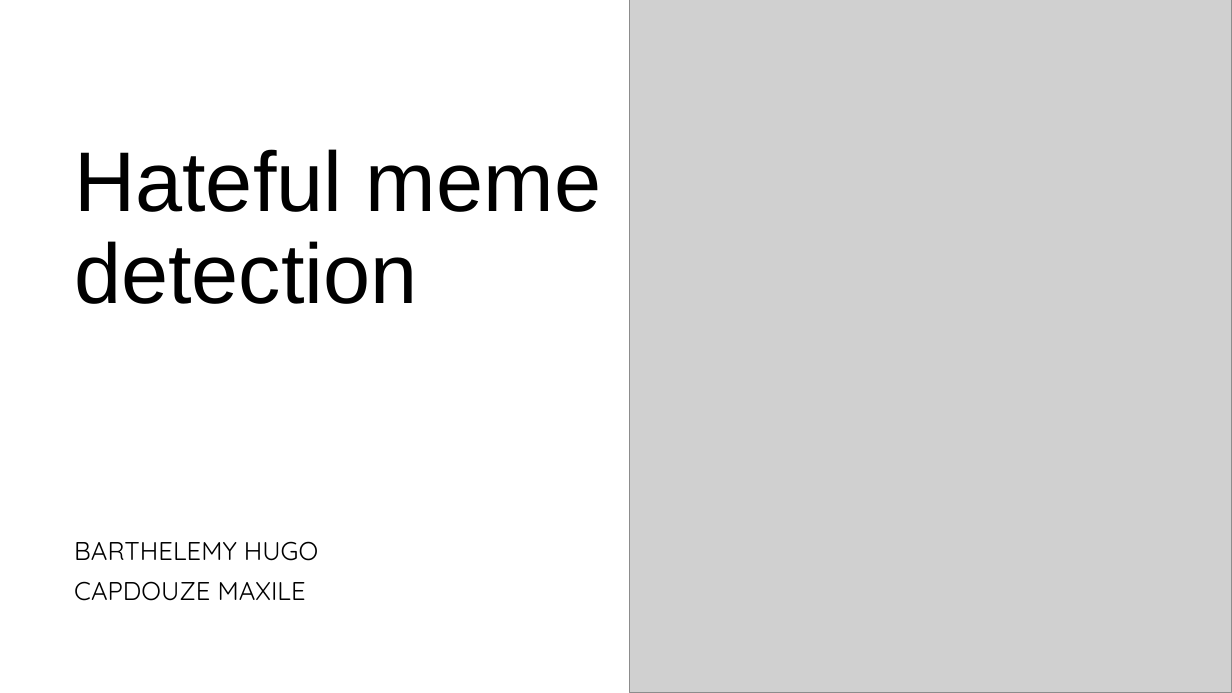
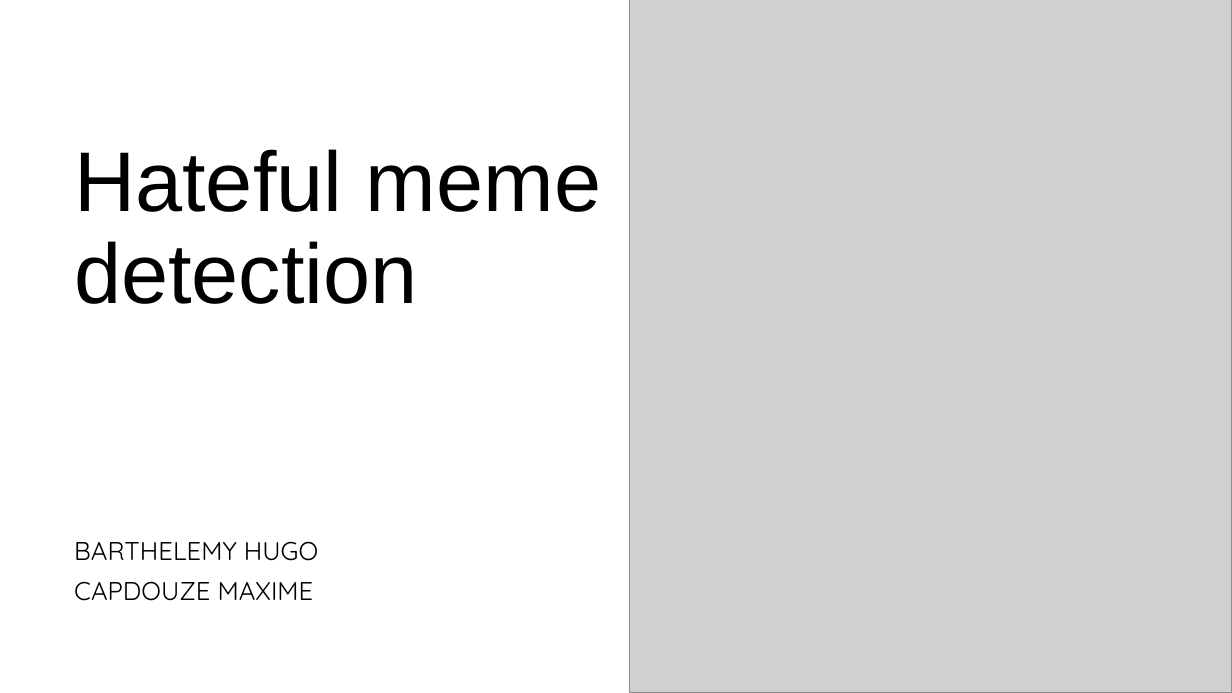
Before and after one commit to maxcap12/hateful_meme_detection, a slide deck: slide 1 of presentation.pptx. Drawn at 1232x693 pixels with LibreOffice and Linux fonts; fonts in the diff are those of the drawing; grey boxes stand for pictures. Boxes give left, top, right and bottom in pixels: in the first picture for what was removed or moved away, otherwise in the second. Text is boxed around its words. In the diff, an @@ line names an element or a change of style, - is before the commit and + after.

```diff
--- a/presentation.pptx
+++ b/presentation.pptx
@@ subtitle at (x1=74, y1=581, x2=314, y2=601): text changed @@
-CAPDOUZE MAXILE
+CAPDOUZE MAXIME
```
Also in this commit, not shown: 1 other slide changed, 7 slides added, 1 slide removed, 1 other file.
